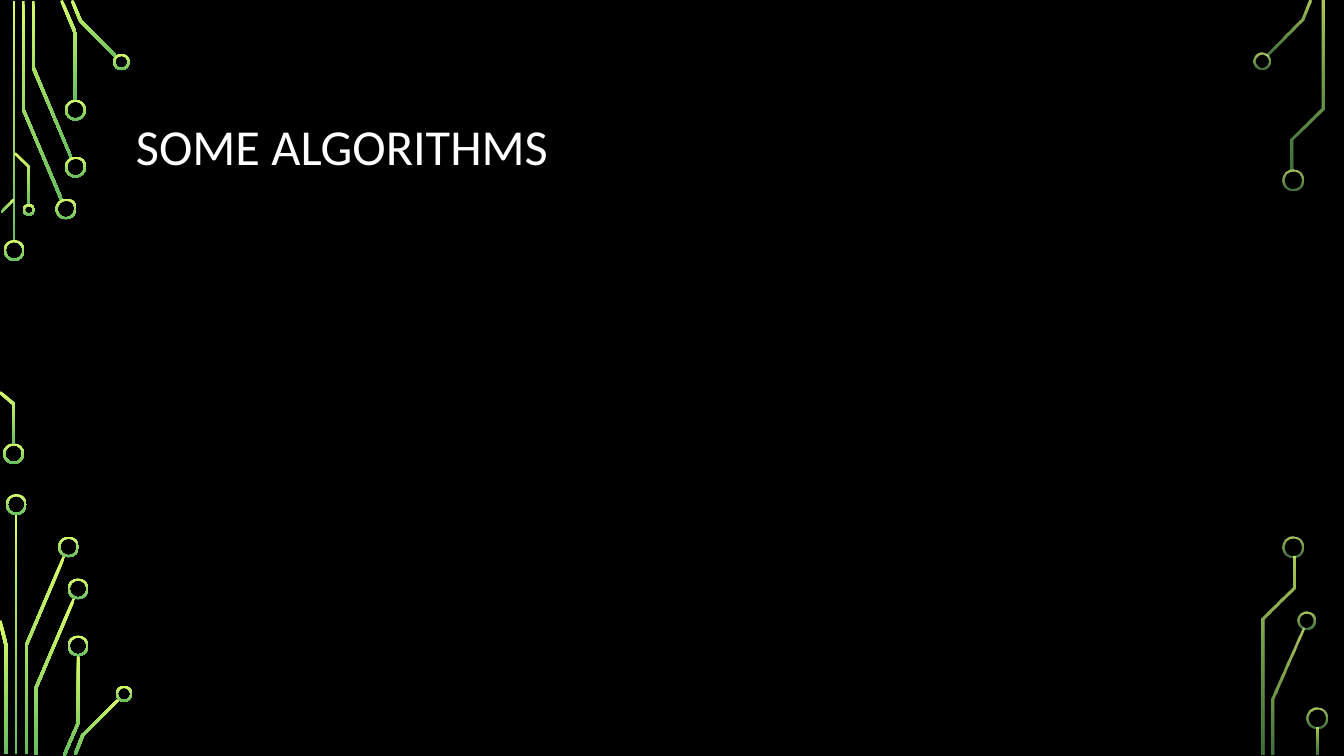
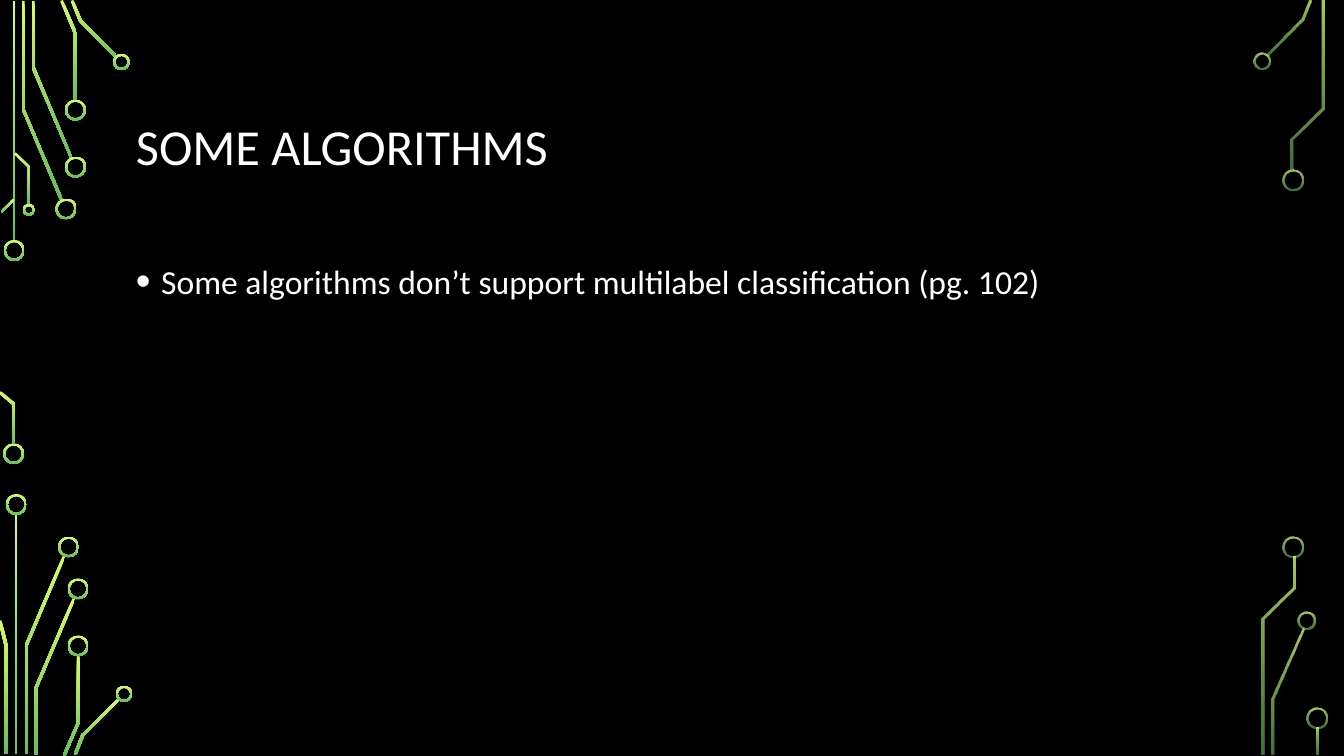
Before and after one commit to astidham2003/ml-study-group, a slide deck: slide 4 of chapter_3/chapter_3.pptx. Drawn at 1344x756 pixels with LibreOffice and Linux fonts; fonts in the diff are those of the drawing; background and template pictures are left out. Boxes give left, top, right and bottom in pixels: in the first picture for what was removed or moved away, otherwise in the second. Text is boxed around its words. In the diff, an @@ line names an element or a change of style, - is before the commit and + after.

```diff
--- a/chapter_3/chapter_3.pptx
+++ b/chapter_3/chapter_3.pptx
@@ text added at box(161, 269, 1039, 300), 24 pt, text #FFFFFF @@
+• Some algorithms don’t support multilabel classification (pg. 102)
```
Also in this commit, not shown: 1 other file.
